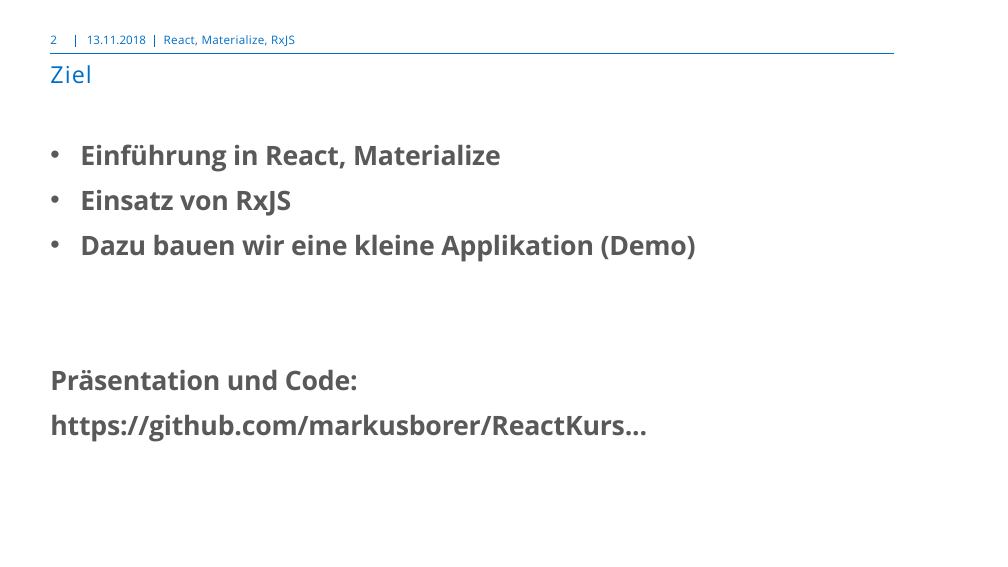
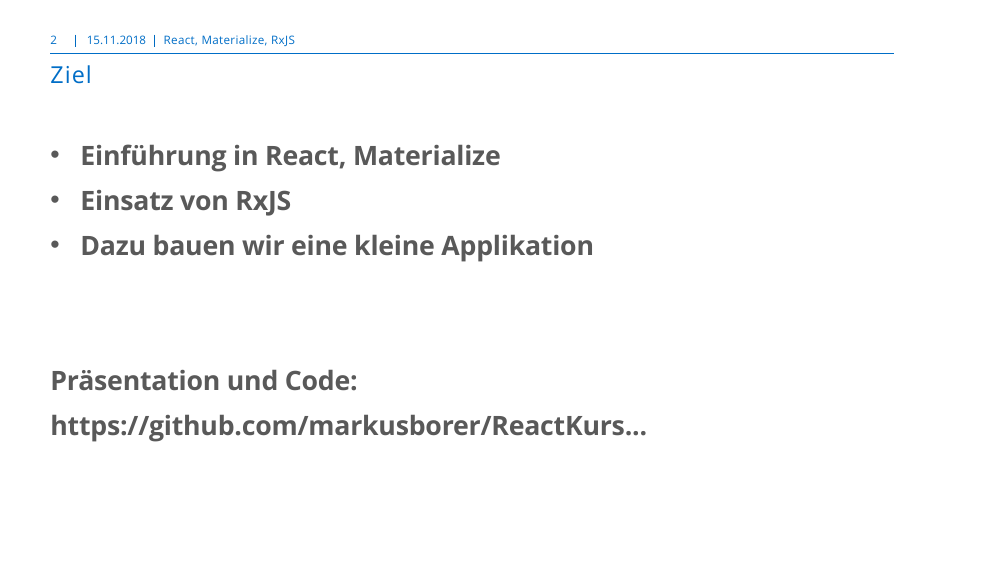
Before and after one commit to markusborer/ReactSample, a slide deck: slide 2 of React.pptx. Drawn at 1008x567 pixels with LibreOffice and Linux fonts; fonts in the diff are those of the drawing; background and template pictures are left out. Boxes give left, top, right and bottom in pixels: in the first picture for what was removed or moved away, otherwise in the second. Text is boxed around its words. In the diff, an @@ line names an element or a change of style, - is before the commit and + after.

```diff
--- a/React.pptx
+++ b/React.pptx
@@ text at <box>87,35,146,44</box>: text changed @@
-13.11.2018
+15.11.2018
@@ text at <box>80,234,594,262</box>: text changed @@
-• Dazu bauen wir eine kleine Applikation (Demo)
+• Dazu bauen wir eine kleine Applikation
```
Also in this commit, not shown: 43 other slides changed, 1 other file.
